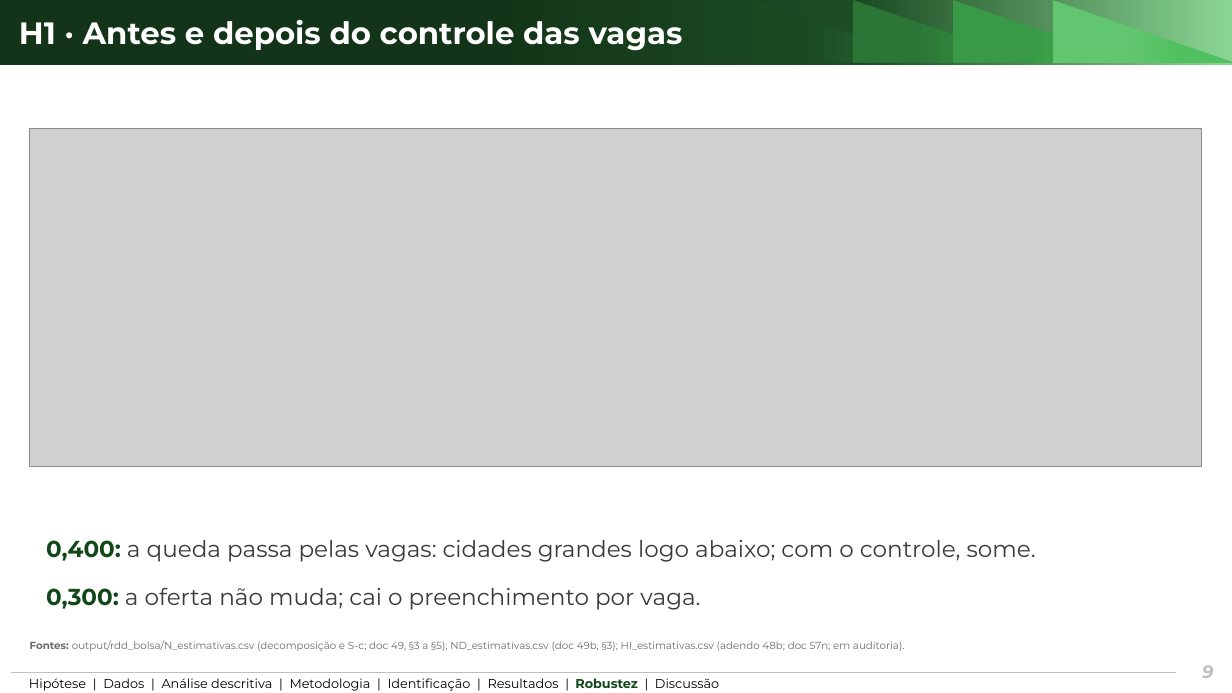
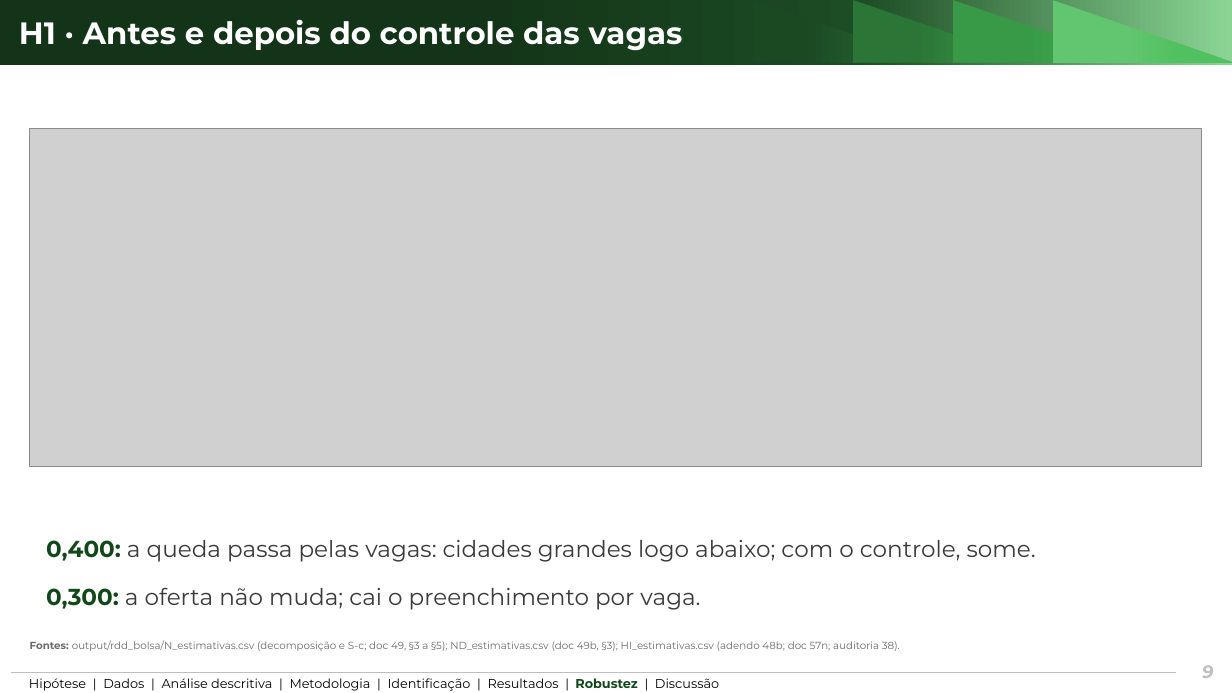
Before and after one commit to ka1victor/impact-eval-health-econ-pmme, a slide deck: slide 9 of output/apresentacao_banca2/deck_banca2_curto.pptx. Drawn at 1232x693 pixels with LibreOffice and Linux fonts; fonts in the diff are those of the drawing; grey boxes stand for pictures; background and template pictures are left out. Boxes give left, top, right and bottom in pixels: in the first picture for what was removed or moved away, otherwise in the second. Text is boxed around its words. In the diff, an @@ line names an element or a change of style, - is before the commit and + after.

```diff
--- a/output/apresentacao_banca2/deck_banca2_curto.pptx
+++ b/output/apresentacao_banca2/deck_banca2_curto.pptx
@@ text at (30,640,900,651): text changed @@
-Fontes: output/rdd_bolsa/N_estimativas.csv (decomposição e S-c; doc 49, §3 a §5); ND_estimativas.csv (doc 49b, §3); HI_estimativas.csv (adendo 48b; doc 57n; em auditoria).
+Fontes: output/rdd_bolsa/N_estimativas.csv (decomposição e S-c; doc 49, §3 a §5); ND_estimativas.csv (doc 49b, §3); HI_estimativas.csv (adendo 48b; doc 57n; auditoria 38).
```
Also in this commit, not shown: 6 other slides changed, 27 other files.
